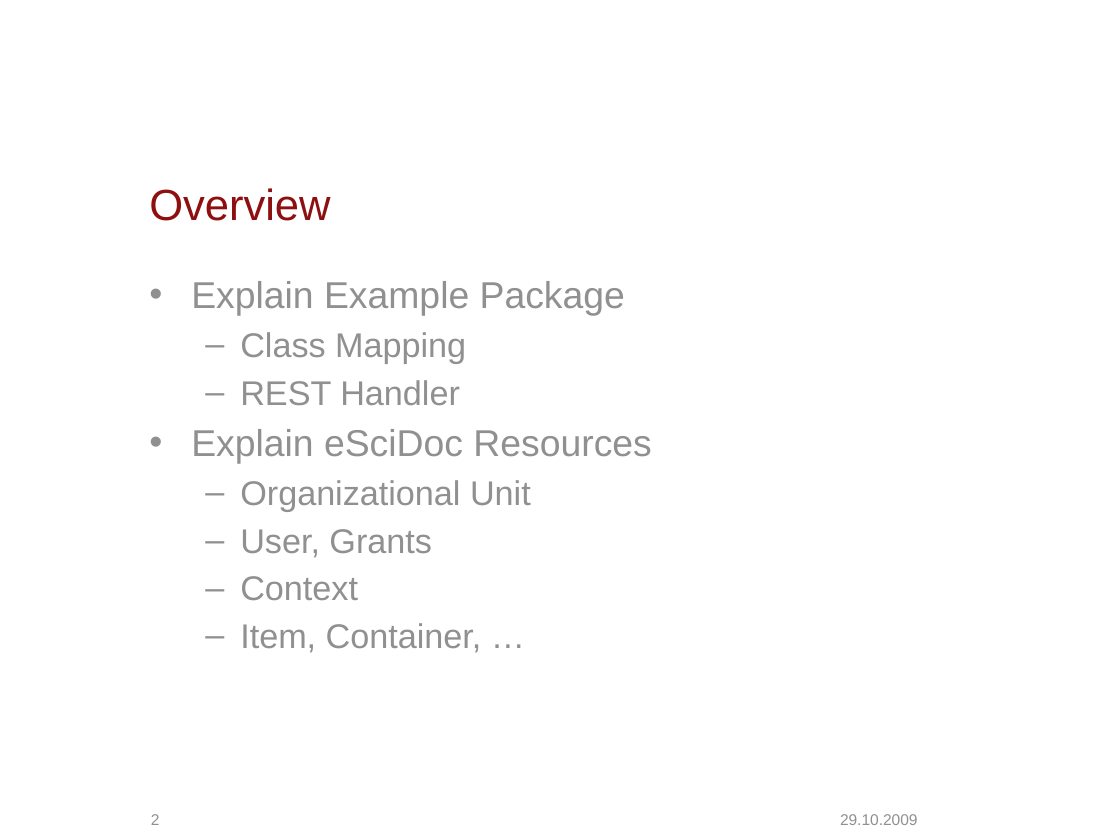
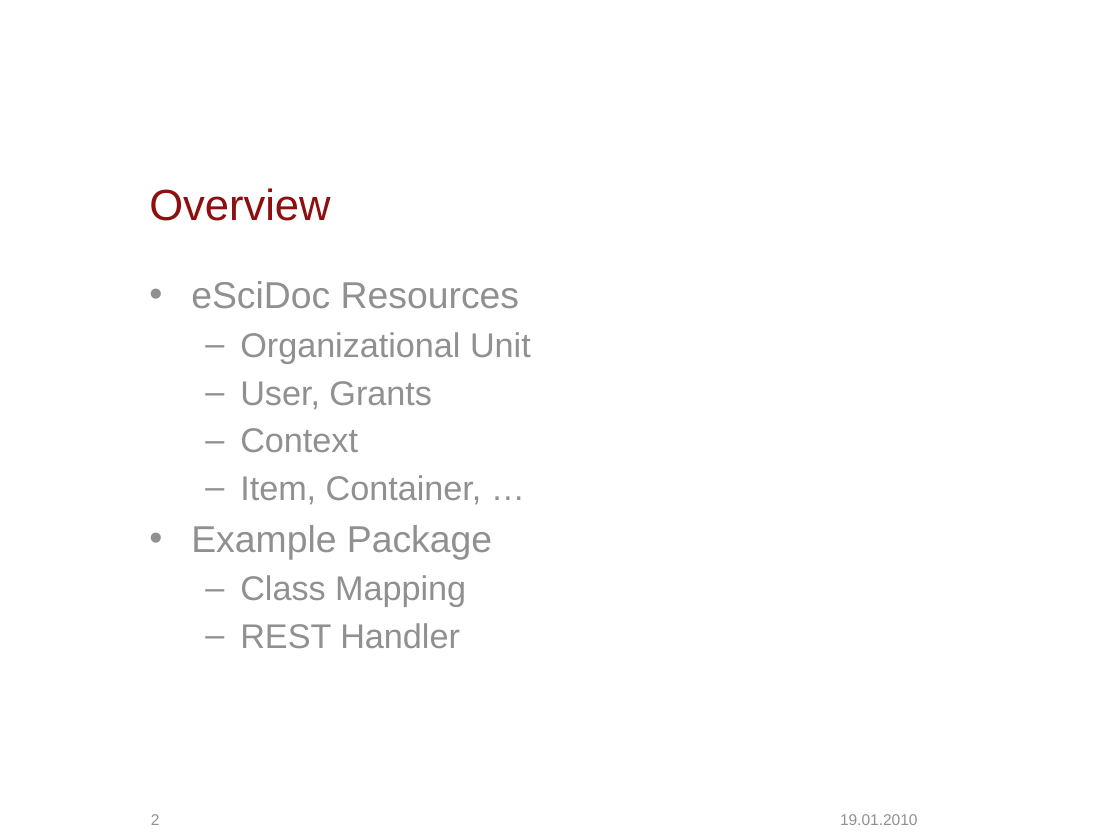
Before and after one commit to escidoc/escidoc-examples-old, a slide deck: slide 2 of doc/presentation.pptx. Drawn at 1120x840 pixels with LibreOffice and Linux fonts; fonts in the diff are those of the drawing; background and template pictures are left out. Boxes give left, top, right and bottom in pixels: in the first picture for what was removed or moved away, otherwise in the second. Text is boxed around its words. In the diff, an @@ line names an element or a change of style, - is before the commit and + after.

```diff
--- a/doc/presentation.pptx
+++ b/doc/presentation.pptx
@@ text at <box>191,281,519,308</box>: text changed @@
-• Explain Example Package
-  – Class Mapping
-  – REST Handler
-• Explain eSciDoc Resources
+• eSciDoc Resources
@@ text at <box>191,525,492,648</box>: paragraphs added @@
+• Example Package
+  – Class Mapping
+  – REST Handler
@@ text at <box>840,814,918,825</box>: text changed @@
-29.10.2009
+19.01.2010
```
Also in this commit, not shown: 11 other slides changed.
